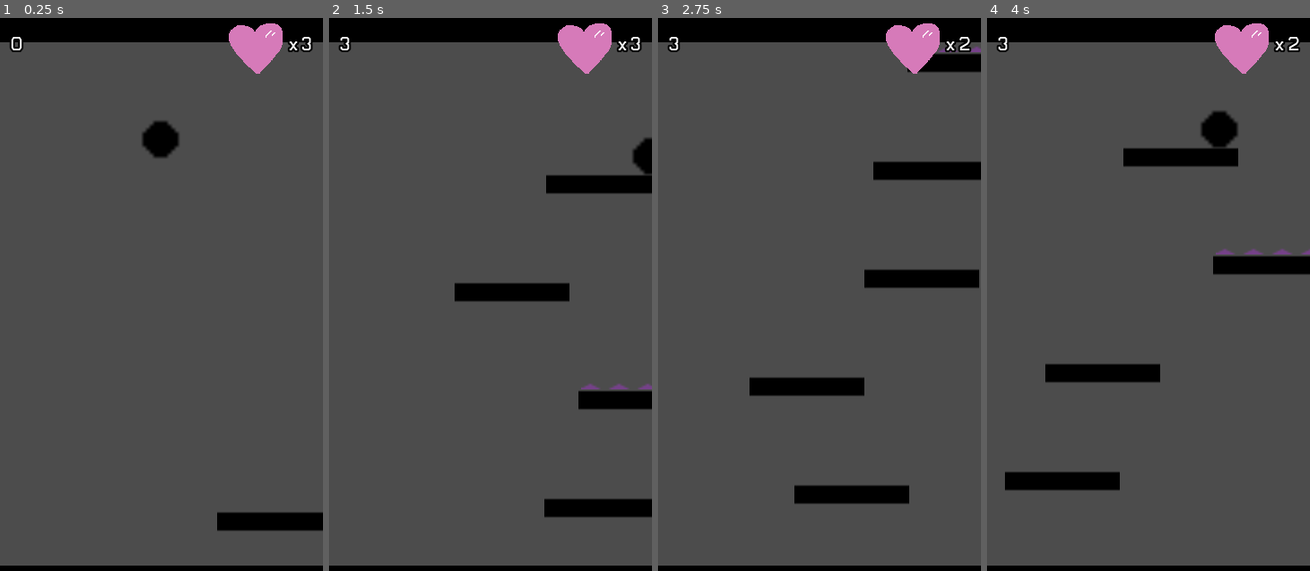
Above: before the commit, frames 1-4 (left to right).
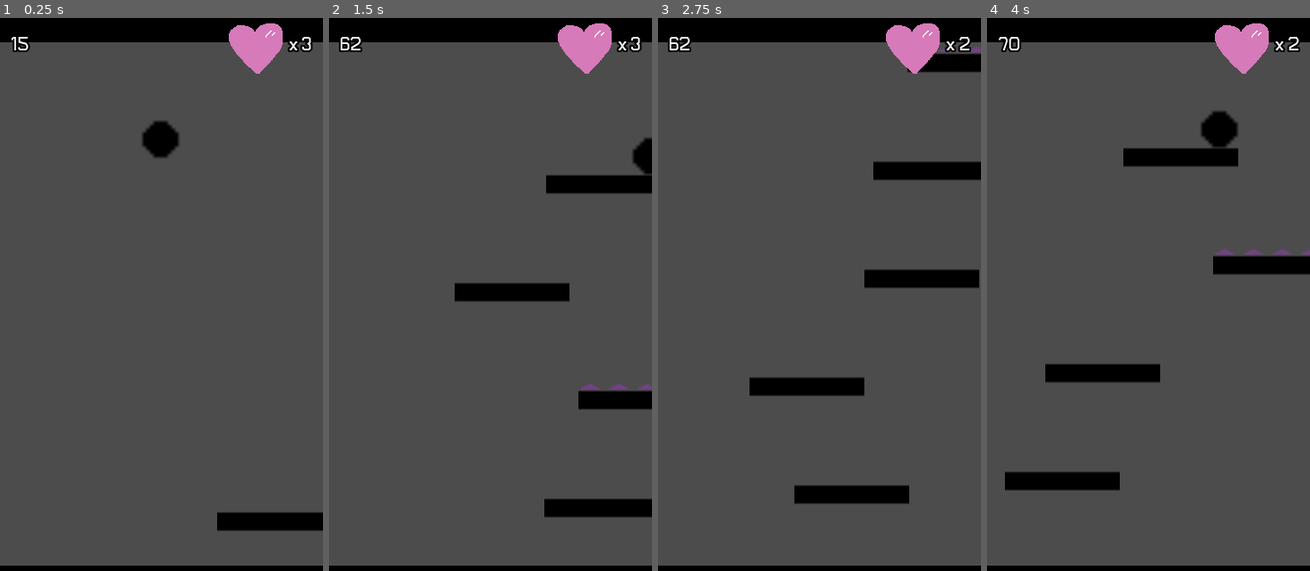
Above: after the commit, the same moments.

Repository: fralcalde/RapidRoll
Game: Godot game, scene res://Scenes/Main.tscn
Same seed, same stepped clock (60 frames per second), same inputs: the game is played once before the commit and once after it. This scene is started directly instead of the project's main scene.
Inputs:
- Up to frame 1 (0.25 s): no input
- Up to frame 2 (1.5 s): tap Enter (ui_accept) at 0.5, 0.77 s; hold Right (ui_right) from 0.53 s (still down)
- Up to frame 3 (2.75 s): tap Enter (ui_accept) at 1.52 s; release Right (ui_right) at 2.03 s; hold Left (ui_left) from 2.03 s (still down)
- Up to frame 4 (4 s): release Left (ui_left) at 2.78 s; hold Right (ui_right) from 2.78 s (still down); tap Enter (ui_accept) at 3.02, 3.77 s

The runs differ from the first frame. In frame 1, 0.1% of the frame differs, in the area x 3-10%, y 3-7%; in frame 2, 0.1%; in frame 3, 0.1%; in frame 4, 0.1%, in the area x 3-11%, y 3-7%.

Commit message:
Cambiada la forma de hacer puntos. Ahora scoreas cuando caes

Diff:
--- a/Scenes/Game.tscn
+++ b/Scenes/Game.tscn
@@ -8,10 +8,6 @@
 
 [node name="Game" type="Node2D"]
 script = ExtResource( 1 )
-
-[node name="Timer_Score" type="Timer" parent="."]
-wait_time = 0.5
-autostart = true
 
 [node name="Spawn_Position" type="Position2D" parent="."]
 
@@ -29,5 +25,4 @@
 
 [node name="HUD" parent="HUDLayer" instance=ExtResource( 5 )]
 
-[connection signal="timeout" from="Timer_Score" to="." method="_on_Timer_timeout"]
 [connection signal="timeout" from="Timer_Spawn" to="." method="_on_Timer_Spawn_timeout"]
--- a/Scripts/Game.gd
+++ b/Scripts/Game.gd
@@ -7,7 +7,6 @@
 
 onready var spawn_position = $Spawn_Position
 onready var score = 0
-onready var timer_score = $Timer_Score
 onready var timer_spawn = $Timer_Spawn
 onready var HUD = $HUDLayer/HUD
 
@@ -25,25 +24,23 @@
 	player.position = spawn_position.position
 	add_child(player)
 	player.connect("player_died", self, "_on_player_died")
+	player.connect("player_scoring", self, "_on_player_scoring")
 
 
 func _on_player_died():
 	vidas = vidas -1
 	if vidas > 0:
 		timer_spawn.start()
-		timer_score.stop()
 	elif vidas <= 0:
-		timer_score.stop()
 		print("Game Over")
 
 	HUD.set_vidas(vidas)
 
 
-func _on_Timer_timeout():
+func _on_player_scoring():
 	score += 1
 	HUD.set_score(score)
 
 
 func _on_Timer_Spawn_timeout():
 	_spawn_player()
-	timer_score.start()
--- a/Scripts/Player.gd
+++ b/Scripts/Player.gd
@@ -9,6 +9,7 @@
 var muerte_fuera_de_pantalla
 
 signal player_died
+signal player_scoring
 
 
 func _ready():
@@ -26,6 +27,9 @@
 	_velocity.y += GRAVITY * delta
 	_velocity = move_and_slide(_velocity,Vector2.UP)
 
+	if not is_on_floor():
+		emit_signal("player_scoring")
+
 
 func _mantener_en_pantalla():
 	if position.x > tamano_pantalla:
